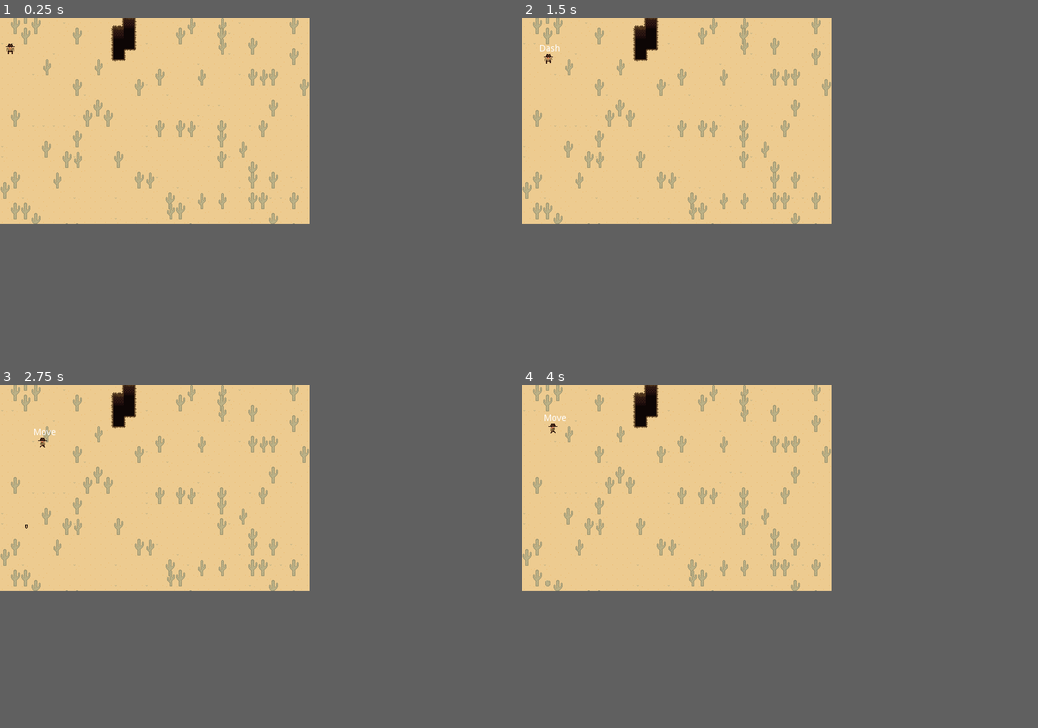
Above: before the commit, frames 1-4 (two rows, left to right).
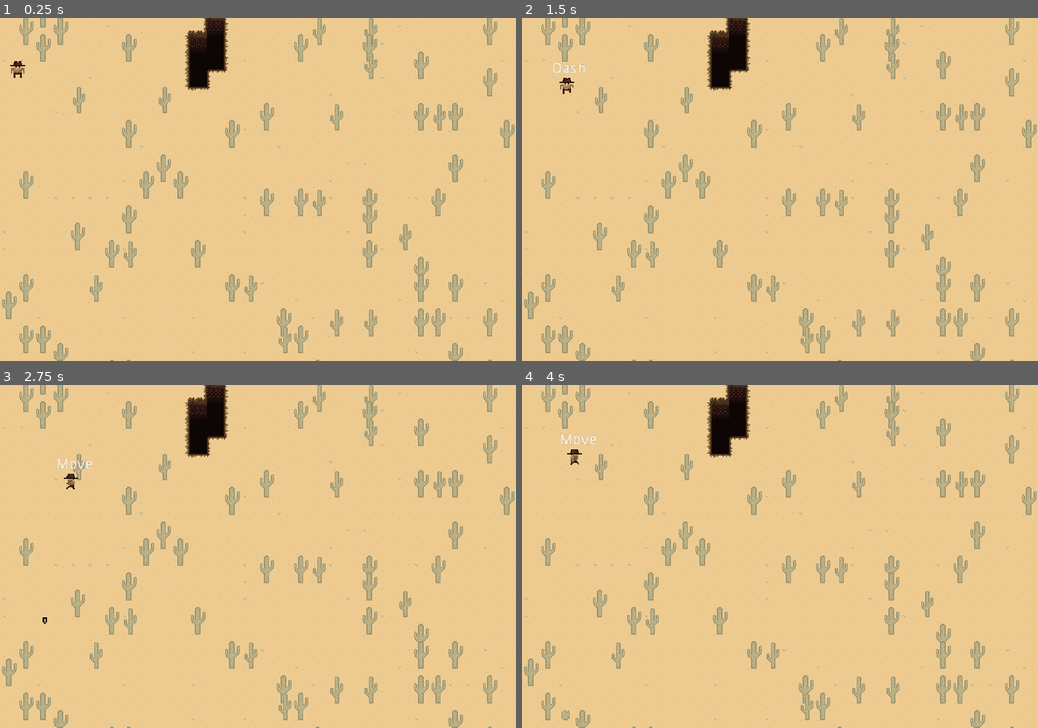
Above: after the commit, the same moments.

Repository: mikahimself/gun-fighters
Game: Godot game, scene res://scenes/World.tscn
Same seed, same stepped clock (60 frames per second), same inputs: the game is played once before the commit and once after it.
Inputs:
- Up to frame 1 (0.25 s): no input
- Up to frame 2 (1.5 s): tap Enter at 0.5 s; hold Right (move_right) 0.53-1.28 s; hold R (draw_roads) 0.53-1.28 s; hold Down (move_down) from 1.28 s (still down); tap M (move_dash) at 1.35 s
- Up to frame 3 (2.75 s): release Down (move_down) at 2.03 s; hold Right (move_right) from 2.03 s (still down); hold Space (shoot) from 2.03 s (still down)
- Up to frame 4 (4 s): release Right (move_right) at 2.78 s; release Space (shoot) at 2.78 s; hold Up (move_up) 2.78-3.53 s; tap 1 (simulate_damage) at 2.85 s; hold Left (move_left) from 3.53 s (still down); hold R (draw_roads) from 3.53 s (still down)
In our replay, the window is 480x320 before the commit and 800x533 after it. These sizes can differ from the game's own. Grey fills any space a smaller window leaves; there, only what the larger window draws over its background counts as a difference.

The runs differ from the first frame. In frame 1, 12% of the frame differs, in the area x 0-100%, y 0-100%; in frame 2, 12%; in frame 3, 12%; in frame 4, 12%.

Commit message:
Change screen size, remove unnecessary sprite from player

Diff:
--- a/project.godot
+++ b/project.godot
@@ -32,8 +32,8 @@
 
 [display]
 
-window/size/width=480
-window/size/height=320
+window/size/width=960
+window/size/height=640
 window/stretch/mode="2d"
 window/stretch/aspect="keep"
 
--- a/scenes/Player.tscn
+++ b/scenes/Player.tscn
@@ -464,10 +464,6 @@
 [node name="BulletSpawner" type="Node2D" parent="."]
 script = ExtResource( 10 )
 
-[node name="Sprite" type="Sprite" parent="BulletSpawner"]
-z_index = 200
-texture = ExtResource( 9 )
-
 [node name="CooldownTimer" type="Timer" parent="BulletSpawner"]
 wait_time = 0.25
 one_shot = true
--- a/scenes/World.tscn
+++ b/scenes/World.tscn
@@ -42,6 +42,7 @@
 position = Vector2( 240, 160 )
 offset = Vector2( 32, 16 )
 current = true
+zoom = Vector2( 0.5, 0.5 )
 
 [node name="Line2D" type="Line2D" parent="."]
 
